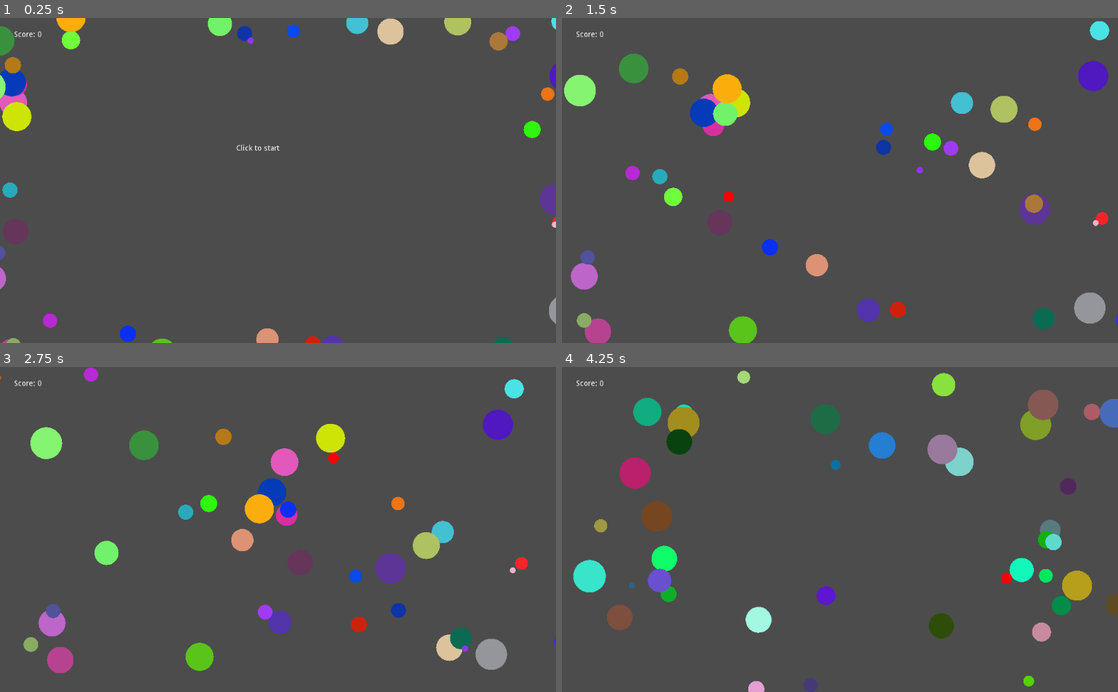
Above: before the commit, frames 1-4 (two rows, left to right).
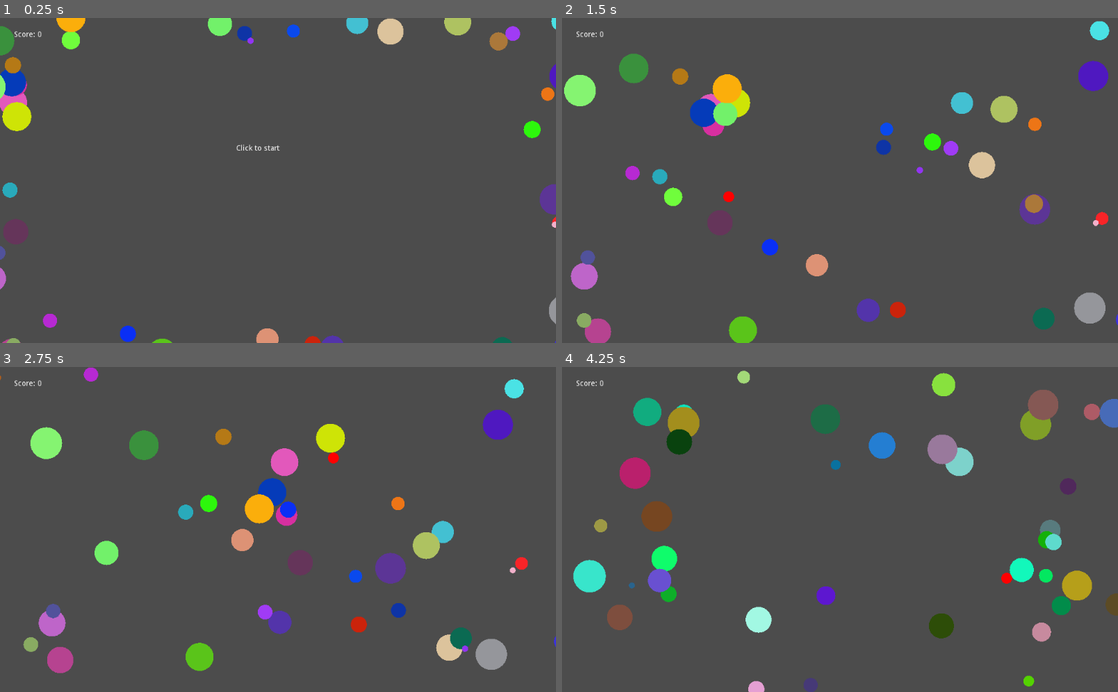
Above: after the commit, the same moments.

Repository: Trey2k/dots
Game: Godot game, scene res://scenes/main.tscn
Two runs of this game, one before a commit and one after it. Both use one fixed random seed, a clock stepped at 60 frames per second and the inputs below.
Inputs (mouse positions are in pixels of both pictures, inside the frame that each line leads up to):
- Up to frame 1 (0.25 s): no input
- Up to frame 2 (1.5 s): tap Enter at 0.5 s; move the mouse to (962, 164) at 0.52 s; click (962, 164) at 0.67 s; move the mouse to (728, 196) at 1.27 s; click (728, 196) at 1.42 s
- Up to frame 3 (2.75 s): move the mouse to (333, 458) at 2.02 s; click (333, 458) at 2.17 s
- Up to frame 4 (4.25 s): move the mouse to (812, 594) at 2.77 s; click (812, 594) at 2.92 s; tap Enter at 3.5 s; move the mouse to (1006, 578) at 3.52 s; click (1006, 578) at 3.67 s

The runs differ from the first frame. In frame 1, less than 0.1% of the frame differs, in the area x 0-100%, y 0-100%; in frame 2, less than 0.1%; in frame 3, less than 0.1%, in the area x 5-100%, y 0-95%; in frame 4, less than 0.1%.

Commit message:
Fixed dumb draw mistake

Diff:
--- a/src/dots.gd
+++ b/src/dots.gd
@@ -3,8 +3,6 @@
 var color: Color
 var radius: float
 var dot
-
-const nb_points = 64 # How high rez is it
 
 func Update(Shade: Color, Radius: float):
 	color = Shade
@@ -12,12 +10,4 @@
 	update()
 
 func _draw():
-	var points_arc = PoolVector2Array()
-	points_arc.push_back(Vector2(0,0))
-	var colors = PoolColorArray([color])
-
-	for i in range(nb_points + 1):
-		var angle_point = deg2rad(i * (360) / nb_points - 90)
-		points_arc.push_back(Vector2(cos(angle_point), sin(angle_point)) * radius)
-	if points_arc.size() > 0:
-		draw_polygon(points_arc, colors)
+	draw_circle(Vector2(0,0), radius, color)
Not shown, changed: docs/Dots.apple-touch-icon.png.import
Not shown, changed: docs/Dots.icon.png.import
Not shown, changed: docs/Dots.png.import
Not shown, changed: export_presets.cfg
Not shown, changed: docs/Dots.pck
Not shown, changed: docs/index.html
